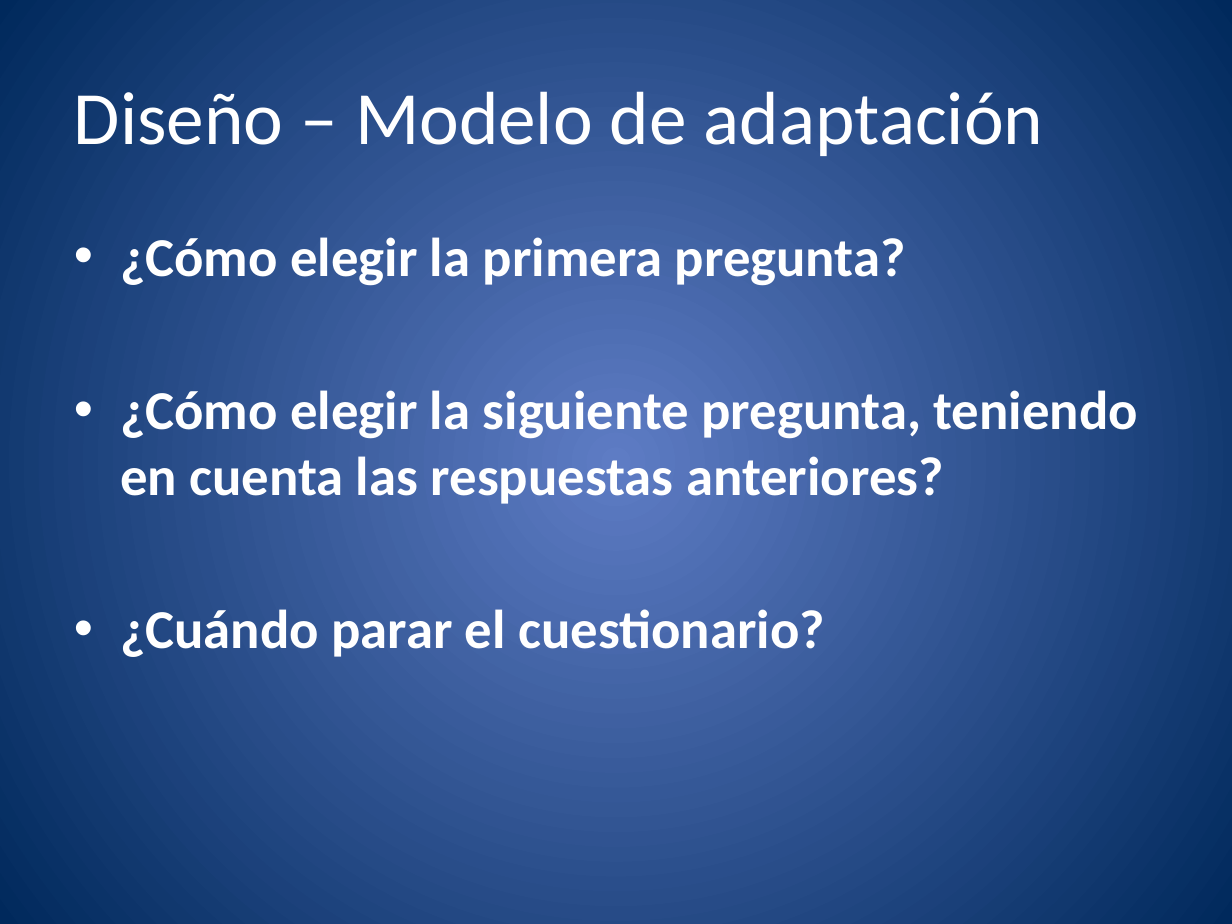
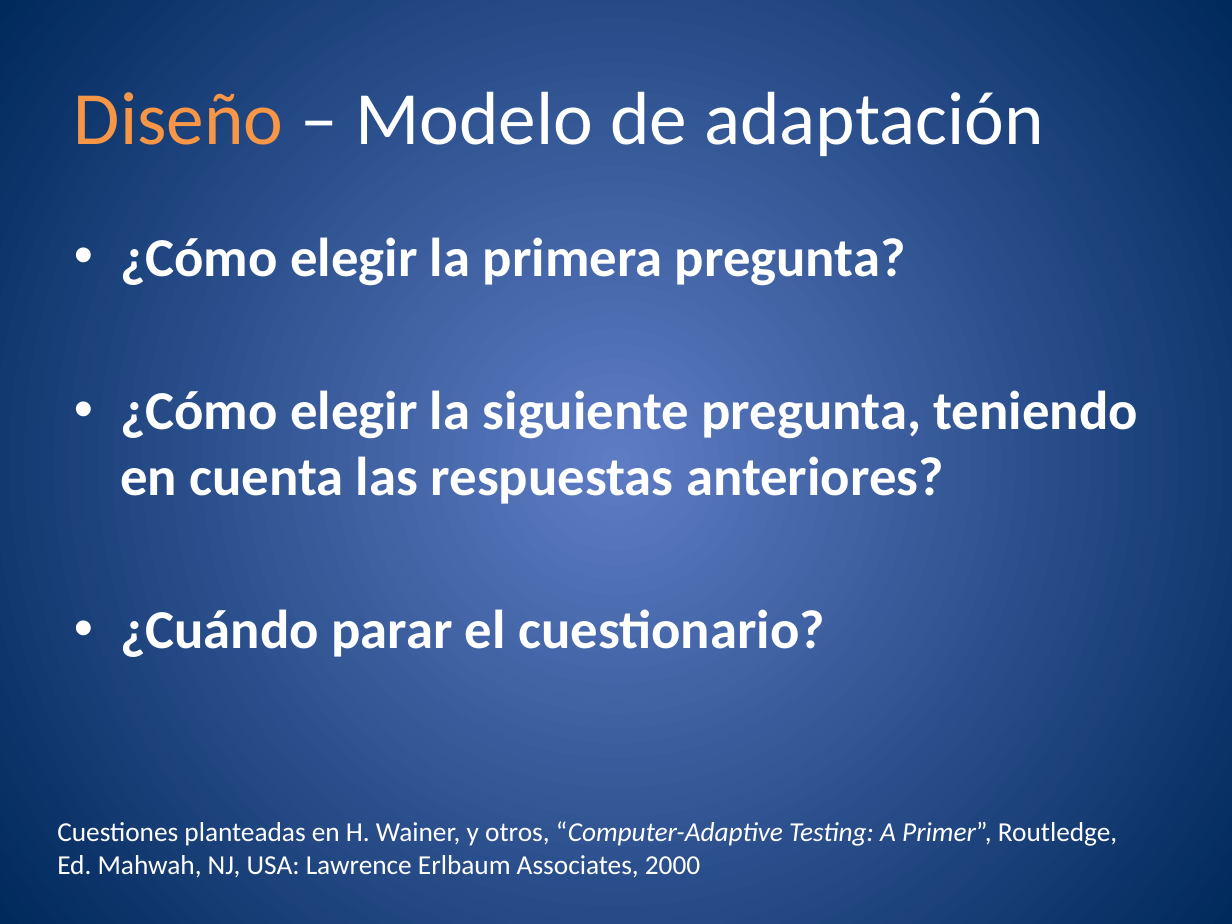
Before and after one commit to molins/TFG, a slide deck: slide 18 of presentacion/TFG.pptx. Drawn at 1232x924 pixels with LibreOffice and Linux fonts; fonts in the diff are those of the drawing. Boxes give left, top, right and bottom in pixels: in the first picture for what was removed or moved away, otherwise in the second. Text is boxed around its words. In the diff, an @@ line names an element or a change of style, - is before the commit and + after.

```diff
--- a/presentacion/TFG.pptx
+++ b/presentacion/TFG.pptx
@@ title "Diseño – Modelo de adaptación" at [74, 91, 1043, 156]: text colour #FFFFFF to #F79646 in "Diseño" @@
@@ text added at [57, 821, 1117, 878], 16 pt, text #FFFFFF @@
+Cuestiones planteadas en H. Wainer, y otros, “Computer-Adaptive Testing: A Primer”, Routledge,
+Ed. Mahwah, NJ, USA: Lawrence Erlbaum Associates, 2000
```
Also in this commit, not shown: 33 other slides changed, 3 slides added, 1 slide removed, 4 other files.
